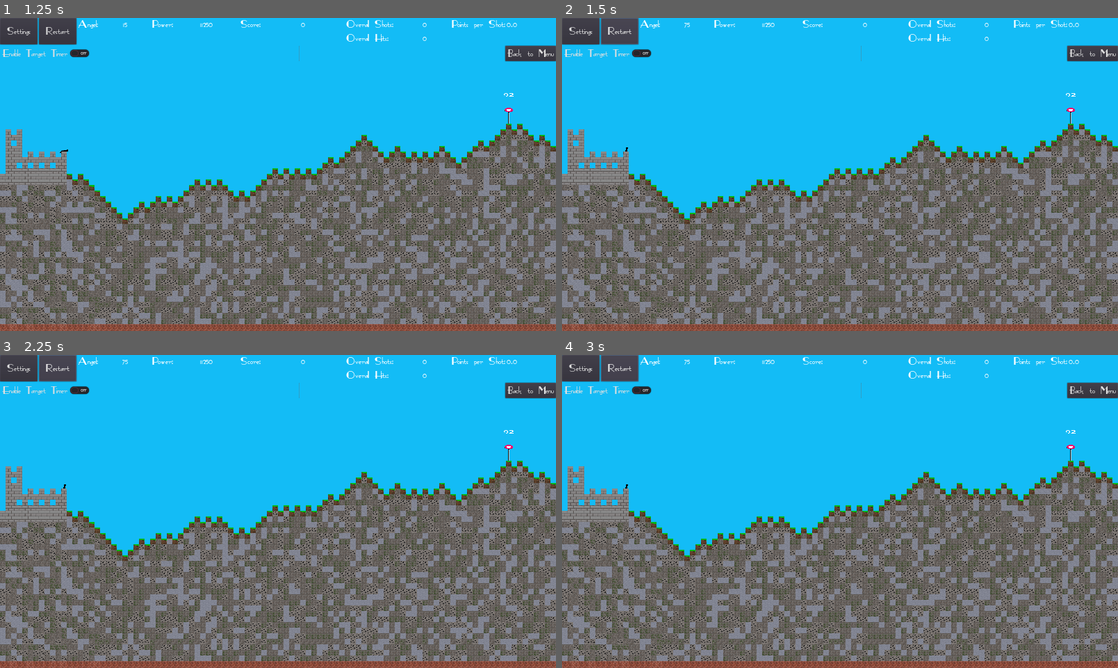
Above: before the commit, frames 1-4 (two rows, left to right).
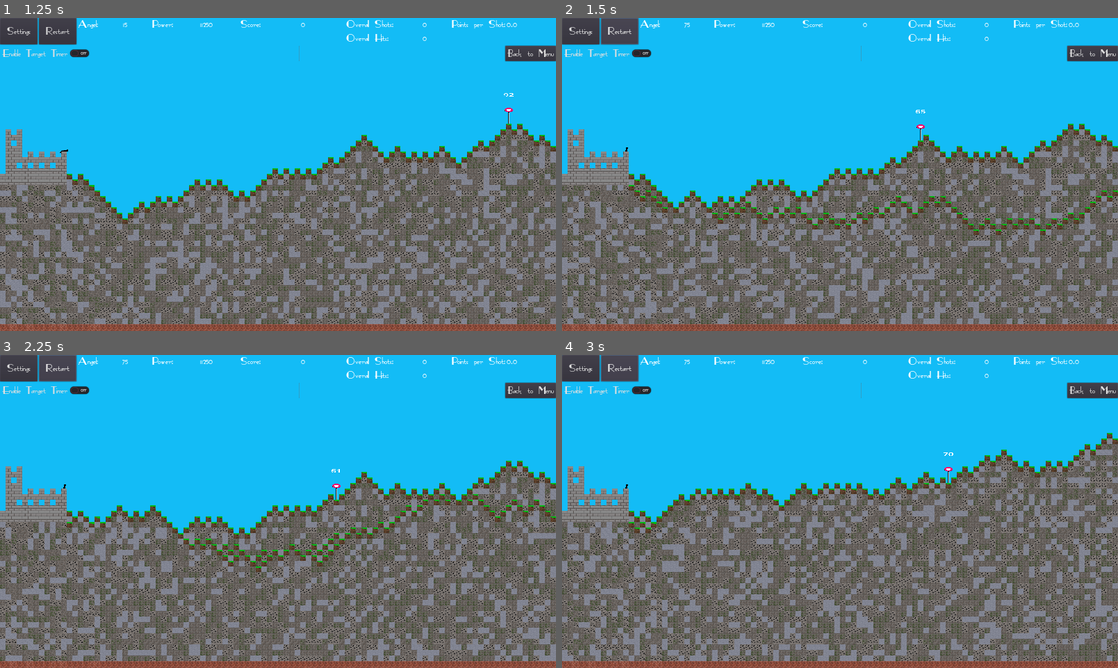
Above: after the commit, the same moments.

Repository: Coding-4Fun/Just4Fun_Mini_Shootergame
Game: Godot game, scene res://UI/MainMenuUI.tscn
The game is run twice, just before and just after one commit, with the same random seed, the same clock (stepped at 60 frames per second) and the same inputs.
Inputs:
- Up to frame 1 (1.25 s): click "Play" at 0.5 s
- Up to frame 2 (1.5 s): click "Restart" at 1.25 s
- Up to frame 3 (2.25 s): click "Restart" at 2 s
- Up to frame 4 (3 s): click "Restart" at 2.75 s

Frame 1 is identical in both runs. In frame 2, 21% of the frame differs, in the area x 0-100%, y 24-98%; in frame 3, 24%; in frame 4, 34%.

Commit message:
Add: Reaktivieren des GameReset

Diff:
--- a/MainGame.gd
+++ b/MainGame.gd
@@ -16,7 +16,7 @@
 
 func _ready():
 #	print("Main: _ready()")
-#	Preloads.UIMain.connect("UIResetGame", self, "_on_UI_ResetGame")
+	Preloads.UIMain.connect("UIResetGame", self, "_on_UI_ResetGame")
 
 #	var tmp = connect("CannonReset", Preloads.cannonLeft, "_reset_CannonPower")
 #	if (tmp) != OK:
@@ -60,19 +60,12 @@
 		cannonLeft.position = pos
 
 
-#func _on_UI_ResetGame() -> void:
+func _on_UI_ResetGame() -> void:
 #	print("Main: UIResetGame_Signal")
-#	ToDo:
-#	Vor dem generieren bei Reset
-#	Erst die alten Blocks entfernen
 	get_tree().call_group("Dummy", "queue_free")
 	get_tree().call_group("Shoots", "queue_free")
-	yield(get_tree(), "idle_frame")
-#	emit_signal("CannonReset")
-#	emit_signal("CreateAndAddNewTarget")
-#	add_cannon_left(pos)
-#	pass
-
+	Preloads.Map.generate_world_tilemap_base()
+	SignalBus.emit_signal("CreateAndAddNewTarget")
 
 
 #func update_trajectory():
